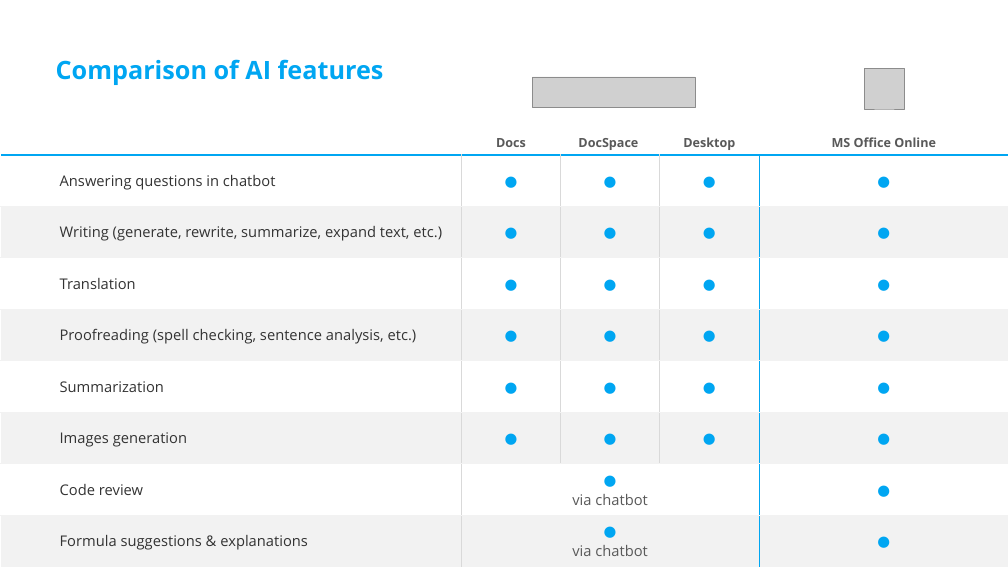
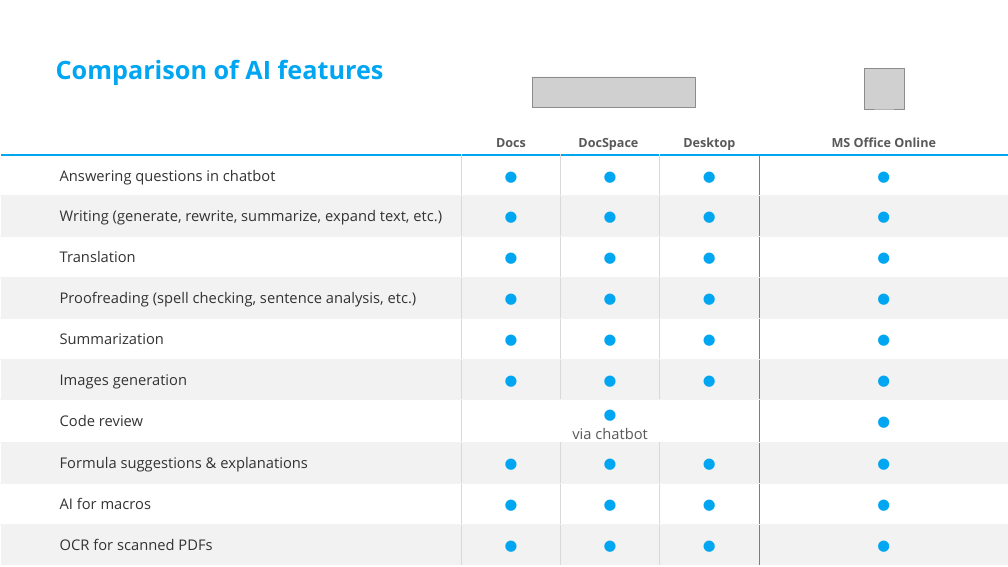
Before and after one commit to ONLYOFFICE/static.onlyoffice.com, a slide deck: slide 26 of assets/docs/samples/oo-ms-online.ppsx. Drawn at 1008x567 pixels with LibreOffice and Linux fonts; fonts in the diff are those of the drawing; grey boxes stand for pictures; background and template pictures are left out. Boxes give left, top, right and bottom in pixels: in the first picture for what was removed or moved away, otherwise in the second. Text is boxed around its words. In the diff, an @@ line names an element or a change of style, - is before the commit and + after.

```diff
--- a/assets/docs/samples/oo-ms-online.ppsx
+++ b/assets/docs/samples/oo-ms-online.ppsx
@@ table at (0,76,1008,554) @@
-row 9: Formula suggestions & explanations | ● via chatbot |  |  | ●
+row 9: Formula suggestions & explanations | ● | ● | ● | ●
+row 10: AI for macros | ● | ● | ● | ●
+row 11: OCR for scanned PDFs | ● | ● | ● | ●
```
Also in this commit, not shown: 6 other slides changed, 3 other files.
